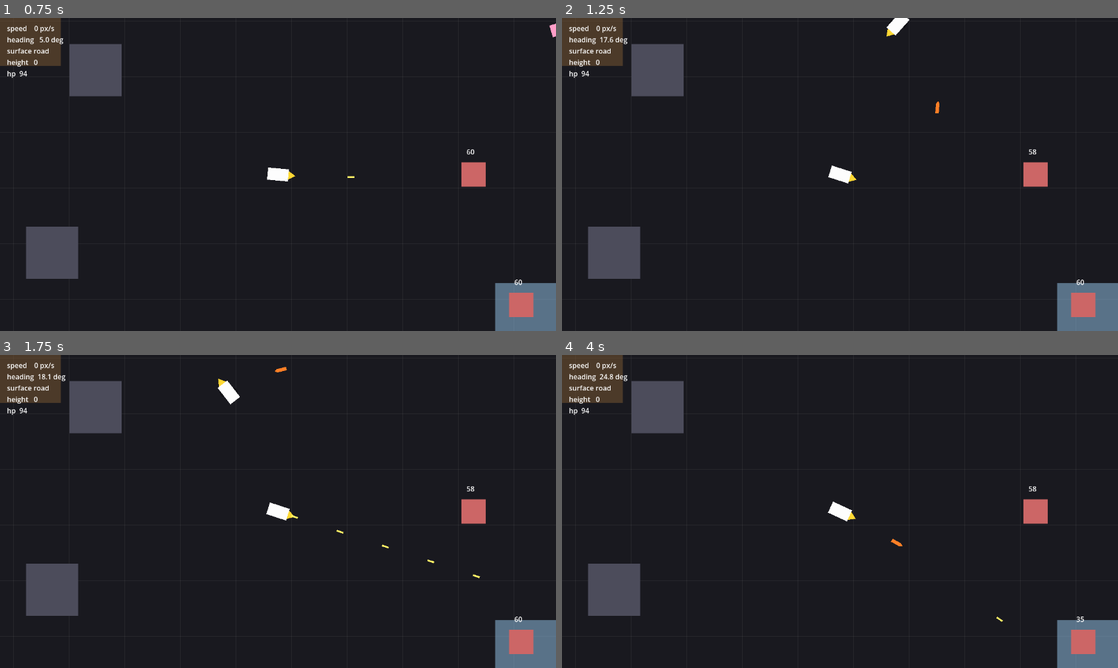
Above: before the commit, frames 1-4 (two rows, left to right).
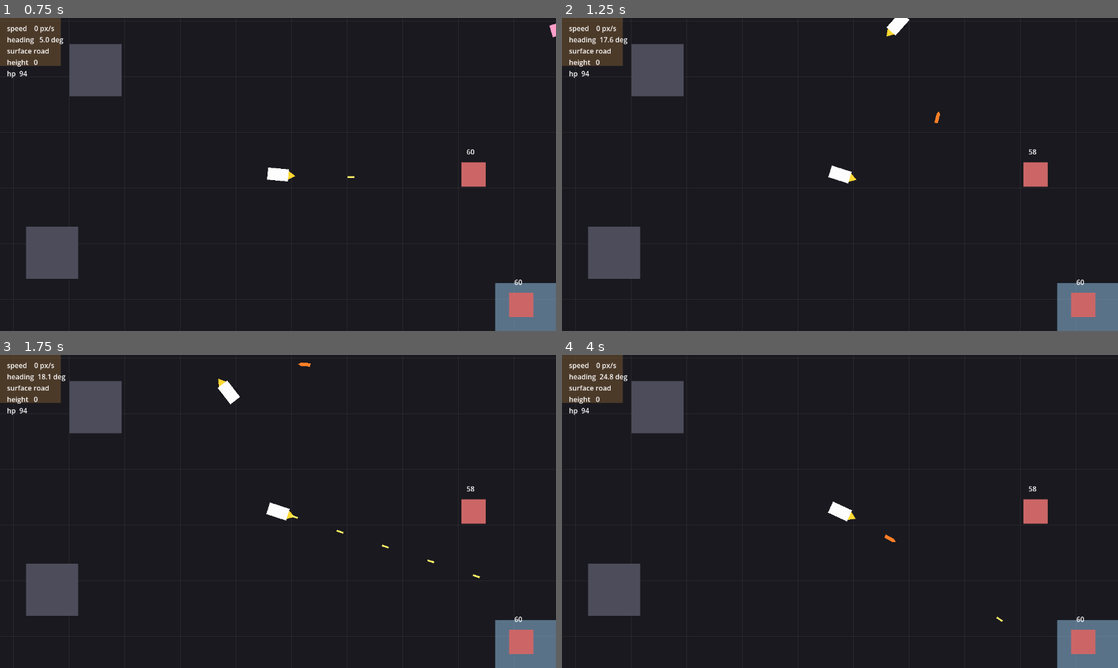
Above: after the commit, the same moments.

Repository: b3p3k0/bentchrome
Game: Godot game, scene res://levels/arena/arena.tscn
The game is run twice, just before and just after one commit, with the same random seed, the same clock (stepped at 60 frames per second) and the same inputs.
Inputs (mouse positions are in pixels of both pictures, inside the frame that each line leads up to):
- Up to frame 1 (0.75 s): tap Enter (ui_accept) at 0.5 s; move the mouse to (400, 158) at 0.52 s; hold D (move_right) from 0.53 s (still down); click (400, 158) at 0.6 s
- Up to frame 2 (1.25 s): keep holding D (move_right); tap Enter (ui_accept) at 0.77 s; right-click (962, 158) at 0.8 s
- Up to frame 3 (1.75 s): release D (move_right) at 1.25 s; drag from (166, 527) to (278, 511) at 1.27 s
- Up to frame 4 (4 s): move the mouse to (895, 442) at 2.02 s; hold D (move_right) 2.03-2.75 s; click (895, 442) at 2.1 s; right-click (895, 442) at 2.3 s; tap Enter (ui_accept) at 2.75, 3.77 s; drag from (812, 574) to (673, 464) at 2.77 s; move the mouse to (1006, 558) at 3.52 s; hold A (move_left) from 3.53 s (still down); tap Space at 3.6 s; right-click (1006, 558) at 3.8 s

Frame 1 is identical in both runs. In frame 2, less than 0.1% of the frame differs, in the area x 66-68%, y 26-34%; in frame 3, less than 0.1%; in frame 4, less than 0.1%, in the area x 58-94%, y 57-86%.

Commit message:
Phase 4: per-vehicle signature specials (data-driven WeaponDef)
Add a WeaponDef resource; make WeaponMount drivable by one (with salvo spread/pellets) and skip stub weapons. VehicleStats gains a 'special' WeaponDef, applied to the secondary mount on ready. Implement the four specials that fit current tech (Scythe, Red Glare, Phantom Phire, Molotov-impact) and stub the five that need new systems (Blunt Blaze, Leap, Toe Jam, Taser, Splat Effect), each with a design note. The importer assigns each car its special; docs/specials_backlog.md tracks the deferred ones for a separate plan.

Co-Authored-By: Claude Opus 4.8 <noreply@anthropic.com>

Diff:
--- a/data/vehicles/bumper.tres
+++ b/data/vehicles/bumper.tres
@@ -1,9 +1,10 @@
 [gd_resource type="Resource" script_class="VehicleStats" format=3]
 
-[ext_resource type="Script" path="res://resources/vehicle_stats.gd" id="1_1y5ys"]
+[ext_resource type="Script" path="res://resources/vehicle_stats.gd" id="1_ptqcd"]
+[ext_resource type="Resource" path="res://data/weapons/blunt_blaze.tres" id="2_52mi2"]
 
 [resource]
-script = ExtResource("1_1y5ys")
+script = ExtResource("1_ptqcd")
 id = &"bumper"
 car_name = "Bumper"
 driver_name = "Chester J. Banks"
@@ -16,3 +17,4 @@
 special_power = 7
 primary_color = Color(1, 0.23921569, 0.65882355, 1)
 accent_color = Color(1, 0.83137256, 0.9411765, 1)
+special = ExtResource("2_52mi2")
--- a/data/vehicles/cricket.tres
+++ b/data/vehicles/cricket.tres
@@ -1,9 +1,10 @@
 [gd_resource type="Resource" script_class="VehicleStats" format=3]
 
-[ext_resource type="Script" path="res://resources/vehicle_stats.gd" id="1_gokgg"]
+[ext_resource type="Script" path="res://resources/vehicle_stats.gd" id="1_ttjym"]
+[ext_resource type="Resource" path="res://data/weapons/leap.tres" id="2_685h4"]
 
 [resource]
-script = ExtResource("1_gokgg")
+script = ExtResource("1_ttjym")
 id = &"cricket"
 car_name = "Cricket"
 driver_name = "Mae Hemm"
@@ -17,3 +18,4 @@
 special_power = 8
 primary_color = Color(0.19215687, 1, 0.34117648, 1)
 accent_color = Color(0.039215688, 0.5411765, 0.17254902, 1)
+special = ExtResource("2_685h4")
--- a/data/vehicles/ghost.tres
+++ b/data/vehicles/ghost.tres
@@ -1,9 +1,10 @@
 [gd_resource type="Resource" script_class="VehicleStats" format=3]
 
-[ext_resource type="Script" path="res://resources/vehicle_stats.gd" id="1_mp7g2"]
+[ext_resource type="Script" path="res://resources/vehicle_stats.gd" id="1_gnrvp"]
+[ext_resource type="Resource" path="res://data/weapons/phantom_phire.tres" id="2_cp2mh"]
 
 [resource]
-script = ExtResource("1_mp7g2")
+script = ExtResource("1_gnrvp")
 id = &"ghost"
 car_name = "Ghost"
 driver_name = "Chad Duché"
@@ -17,3 +18,4 @@
 special_power = 6
 primary_color = Color(0.99215686, 0.99215686, 0.99215686, 1)
 accent_color = Color(0.84313726, 0.8901961, 1, 1)
+special = ExtResource("2_cp2mh")
--- a/data/vehicles/hammertoe.tres
+++ b/data/vehicles/hammertoe.tres
@@ -1,9 +1,10 @@
 [gd_resource type="Resource" script_class="VehicleStats" format=3]
 
-[ext_resource type="Script" path="res://resources/vehicle_stats.gd" id="1_te4k7"]
+[ext_resource type="Script" path="res://resources/vehicle_stats.gd" id="1_nbqo3"]
+[ext_resource type="Resource" path="res://data/weapons/toe_jam.tres" id="2_dd6xq"]
 
 [resource]
-script = ExtResource("1_te4k7")
+script = ExtResource("1_nbqo3")
 id = &"hammertoe"
 car_name = "Hammertoe"
 driver_name = "Chuck and Vern"
@@ -15,3 +16,4 @@
 special_power = 7
 primary_color = Color(0.5411765, 0.25882354, 1, 1)
 accent_color = Color(0.32156864, 0.07058824, 0.6431373, 1)
+special = ExtResource("2_dd6xq")
--- a/data/vehicles/kandykane.tres
+++ b/data/vehicles/kandykane.tres
@@ -1,9 +1,10 @@
 [gd_resource type="Resource" script_class="VehicleStats" format=3]
 
-[ext_resource type="Script" path="res://resources/vehicle_stats.gd" id="1_acei3"]
+[ext_resource type="Script" path="res://resources/vehicle_stats.gd" id="1_851dr"]
+[ext_resource type="Resource" path="res://data/weapons/molotov.tres" id="2_7e3lq"]
 
 [resource]
-script = ExtResource("1_acei3")
+script = ExtResource("1_851dr")
 id = &"kandykane"
 car_name = "Kandy Kane"
 driver_name = "Kandy Kane"
@@ -16,3 +17,4 @@
 special_power = 8
 primary_color = Color(1, 0.61960787, 0.78431374, 1)
 accent_color = Color(1, 0.3529412, 0.6156863, 1)
+special = ExtResource("2_7e3lq")
--- a/data/vehicles/mrghastly.tres
+++ b/data/vehicles/mrghastly.tres
@@ -1,9 +1,10 @@
 [gd_resource type="Resource" script_class="VehicleStats" format=3]
 
-[ext_resource type="Script" path="res://resources/vehicle_stats.gd" id="1_u34ng"]
+[ext_resource type="Script" path="res://resources/vehicle_stats.gd" id="1_ikpa5"]
+[ext_resource type="Resource" path="res://data/weapons/scythe.tres" id="2_iu8v1"]
 
 [resource]
-script = ExtResource("1_u34ng")
+script = ExtResource("1_ikpa5")
 id = &"mrghastly"
 car_name = "Mr. Ghastly"
 driver_name = "???"
@@ -17,3 +18,4 @@
 special_power = 9
 primary_color = Color(1, 0.2, 0.26666668, 1)
 accent_color = Color(0.6509804, 0, 0.06666667, 1)
+special = ExtResource("2_iu8v1")
--- a/data/vehicles/razorback.tres
+++ b/data/vehicles/razorback.tres
@@ -1,9 +1,10 @@
 [gd_resource type="Resource" script_class="VehicleStats" format=3]
 
-[ext_resource type="Script" path="res://resources/vehicle_stats.gd" id="1_k4hf5"]
+[ext_resource type="Script" path="res://resources/vehicle_stats.gd" id="1_6p30n"]
+[ext_resource type="Resource" path="res://data/weapons/red_glare.tres" id="2_c5hvu"]
 
 [resource]
-script = ExtResource("1_k4hf5")
+script = ExtResource("1_6p30n")
 id = &"razorback"
 car_name = "Razorback"
 driver_name = "Big Sarge"
@@ -17,3 +18,4 @@
 special_power = 7
 primary_color = Color(0.12156863, 0.43529412, 0.22745098, 1)
 accent_color = Color(0.050980393, 0.2509804, 0.1254902, 1)
+special = ExtResource("2_c5hvu")
--- a/data/vehicles/smoky.tres
+++ b/data/vehicles/smoky.tres
@@ -1,9 +1,10 @@
 [gd_resource type="Resource" script_class="VehicleStats" format=3]
 
-[ext_resource type="Script" path="res://resources/vehicle_stats.gd" id="1_r6htc"]
+[ext_resource type="Script" path="res://resources/vehicle_stats.gd" id="1_1uc7n"]
+[ext_resource type="Resource" path="res://data/weapons/taser.tres" id="2_h1gw4"]
 
 [resource]
-script = ExtResource("1_r6htc")
+script = ExtResource("1_1uc7n")
 id = &"smoky"
 car_name = "Smoky"
 driver_name = "Officer Richard Vepsh"
@@ -17,3 +18,4 @@
 special_power = 7
 primary_color = Color(0.07058824, 0.22745098, 0.41960785, 1)
 accent_color = Color(0.039215688, 0.1254902, 0.23529412, 1)
+special = ExtResource("2_h1gw4")
--- a/data/vehicles/splatcat.tres
+++ b/data/vehicles/splatcat.tres
@@ -1,9 +1,10 @@
 [gd_resource type="Resource" script_class="VehicleStats" format=3]
 
-[ext_resource type="Script" path="res://resources/vehicle_stats.gd" id="1_ambga"]
+[ext_resource type="Script" path="res://resources/vehicle_stats.gd" id="1_lx0hr"]
+[ext_resource type="Resource" path="res://data/weapons/splat_effect.tres" id="2_a4rq5"]
 
 [resource]
-script = ExtResource("1_ambga")
+script = ExtResource("1_lx0hr")
 id = &"splatcat"
 car_name = "Splat Cat"
 driver_name = "Juan Dough"
@@ -16,3 +17,4 @@
 special_power = 8
 primary_color = Color(0.7882353, 0.32941177, 0.101960786, 1)
 accent_color = Color(1, 0.5411765, 0.25490198, 1)
+special = ExtResource("2_a4rq5")
--- /dev/null
+++ b/data/weapons/blunt_blaze.tres
@@ -0,0 +1,9 @@
+[gd_resource type="Resource" script_class="WeaponDef" load_steps=2 format=3]
+
+[ext_resource type="Script" path="res://resources/weapon_def.gd" id="1_def"]
+
+[resource]
+script = ExtResource("1_def")
+display_name = "Blunt Blaze"
+stub = true
+note = "Front cone of fire that widens with distance + 10s burn. Needs cone shape + burn DoT."
--- /dev/null
+++ b/data/weapons/leap.tres
@@ -0,0 +1,9 @@
+[gd_resource type="Resource" script_class="WeaponDef" load_steps=2 format=3]
+
+[ext_resource type="Script" path="res://resources/weapon_def.gd" id="1_def"]
+
+[resource]
+script = ExtResource("1_def")
+display_name = "Leap"
+stub = true
+note = "Locks nearest target, full-throttle body-check, 2s invuln after impact. Needs dash mechanic."
--- /dev/null
+++ b/data/weapons/molotov.tres
@@ -0,0 +1,14 @@
+[gd_resource type="Resource" script_class="WeaponDef" load_steps=3 format=3]
+
+[ext_resource type="Script" path="res://resources/weapon_def.gd" id="1_def"]
+[ext_resource type="PackedScene" path="res://weapons/projectile.tscn" id="2_proj"]
+
+[resource]
+script = ExtResource("1_def")
+display_name = "Molotov Cocktail"
+cooldown = 2.0
+damage = 12.0
+projectile_speed = 520.0
+projectile_lifetime = 1.6
+projectile_scene = ExtResource("2_proj")
+note = "Impact burst implemented; 15s burn-over-time deferred to the status-effect system."
--- /dev/null
+++ b/data/weapons/phantom_phire.tres
@@ -0,0 +1,16 @@
+[gd_resource type="Resource" script_class="WeaponDef" load_steps=3 format=3]
+
+[ext_resource type="Script" path="res://resources/weapon_def.gd" id="1_def"]
+[ext_resource type="PackedScene" path="res://weapons/missile.tscn" id="2_proj"]
+
+[resource]
+script = ExtResource("1_def")
+display_name = "Phantom Phire"
+cooldown = 3.0
+damage = 32.0
+projectile_speed = 600.0
+projectile_lifetime = 6.0
+turn_rate_deg = 200.0
+acquisition_radius = 3000.0
+projectile_scene = ExtResource("2_proj")
+note = "Map-wide aggressive homing. 'Passes through cover' (wall-ignoring projectile) deferred."
--- /dev/null
+++ b/data/weapons/red_glare.tres
@@ -0,0 +1,16 @@
+[gd_resource type="Resource" script_class="WeaponDef" load_steps=3 format=3]
+
+[ext_resource type="Script" path="res://resources/weapon_def.gd" id="1_def"]
+[ext_resource type="PackedScene" path="res://weapons/projectile.tscn" id="2_proj"]
+
+[resource]
+script = ExtResource("1_def")
+display_name = "Red Glare"
+cooldown = 4.0
+damage = 6.0
+projectile_speed = 950.0
+projectile_lifetime = 1.3
+spread_deg = 26.0
+pellets = 20
+projectile_scene = ExtResource("2_proj")
+note = "20 fast rockets in a tight forward fan."
--- /dev/null
+++ b/data/weapons/scythe.tres
@@ -0,0 +1,14 @@
+[gd_resource type="Resource" script_class="WeaponDef" load_steps=3 format=3]
+
+[ext_resource type="Script" path="res://resources/weapon_def.gd" id="1_def"]
+[ext_resource type="PackedScene" path="res://weapons/missile.tscn" id="2_proj"]
+
+[resource]
+script = ExtResource("1_def")
+display_name = "Scythe of the Damned"
+cooldown = 2.5
+damage = 70.0
+projectile_speed = 460.0
+projectile_lifetime = 3.0
+projectile_scene = ExtResource("2_proj")
+note = "Straight-line, slow, heavy, recharging. No homing."
--- /dev/null
+++ b/data/weapons/splat_effect.tres
@@ -0,0 +1,9 @@
+[gd_resource type="Resource" script_class="WeaponDef" load_steps=2 format=3]
+
+[ext_resource type="Script" path="res://resources/weapon_def.gd" id="1_def"]
+
+[resource]
+script = ExtResource("1_def")
+display_name = "Splat Effect"
+stub = true
+note = "On hit, halve target speed (capped 50%) for 3s. Needs slow debuff."
--- /dev/null
+++ b/data/weapons/taser.tres
@@ -0,0 +1,9 @@
+[gd_resource type="Resource" script_class="WeaponDef" load_steps=2 format=3]
+
+[ext_resource type="Script" path="res://resources/weapon_def.gd" id="1_def"]
+
+[resource]
+script = ExtResource("1_def")
+display_name = "Taser"
+stub = true
+note = "Close-range auto-lock channeled shock + handling cripple (up to 20s). Needs channel beam + slow."
--- /dev/null
+++ b/data/weapons/toe_jam.tres
@@ -0,0 +1,9 @@
+[gd_resource type="Resource" script_class="WeaponDef" load_steps=2 format=3]
+
+[ext_resource type="Script" path="res://resources/weapon_def.gd" id="1_def"]
+
+[resource]
+script = ExtResource("1_def")
+display_name = "Toe Jam"
+stub = true
+note = "Triggers on collision when held; heavy hit replacing normal crash damage. Needs collision-charge system."
--- a/resources/vehicle_stats.gd
+++ b/resources/vehicle_stats.gd
@@ -19,3 +19,5 @@
 
 @export var primary_color := Color(0.85, 0.2, 0.3)
 @export var accent_color := Color(1, 1, 1)
+
+@export var special: WeaponDef  # signature secondary weapon
--- /dev/null
+++ b/resources/weapon_def.gd
@@ -0,0 +1,20 @@
+class_name WeaponDef
+extends Resource
+## A secondary weapon, including each car's signature special. The machine gun
+## and every secondary share this one shape; behavior is data, not code:
+## turn_rate_deg + acquisition_radius = homing, spread_deg + pellets = salvo.
+## Specials that need systems we don't have yet (burn, slow, dash, channel,
+## collision-trigger) are marked stub = true and fire nothing until built.
+
+@export var display_name: String = "Special"
+@export var cooldown := 1.0             # seconds between uses (recharge)
+@export var damage := 25.0
+@export var projectile_speed := 650.0
+@export var projectile_lifetime := 3.0
+@export var turn_rate_deg := 0.0        # >0 = homing
+@export var acquisition_radius := 0.0   # homing lock range
+@export var spread_deg := 0.0           # fan width for multi-pellet salvos
+@export var pellets := 1
+@export var projectile_scene: PackedScene
+@export var stub := false               # not implemented yet — fires nothing
+@export_multiline var note := ""        # design intent (esp. for stubs)
--- a/tools/import_roster.gd
+++ b/tools/import_roster.gd
@@ -2,6 +2,18 @@
 ## Headless importer: assets/data/roster.json -> data/vehicles/<id>.tres
 ## (one VehicleStats each). roster.json stays the single source of truth.
 ## Run: godot --headless --path . -s res://tools/import_roster.gd
+
+const SPECIALS := {
+	"bumper": "res://data/weapons/blunt_blaze.tres",
+	"cricket": "res://data/weapons/leap.tres",
+	"ghost": "res://data/weapons/phantom_phire.tres",
+	"hammertoe": "res://data/weapons/toe_jam.tres",
+	"kandykane": "res://data/weapons/molotov.tres",
+	"mrghastly": "res://data/weapons/scythe.tres",
+	"razorback": "res://data/weapons/red_glare.tres",
+	"smoky": "res://data/weapons/taser.tres",
+	"splatcat": "res://data/weapons/splat_effect.tres",
+}
 
 func _init() -> void:
 	var f := FileAccess.open("res://assets/data/roster.json", FileAccess.READ)
@@ -43,6 +55,10 @@
 		vs.primary_color = Color(cols.get("primary", "#cccccc"))
 		vs.accent_color = Color(cols.get("accent", "#ffffff"))
 
+		var sid := String(c.get("id", ""))
+		if SPECIALS.has(sid):
+			vs.special = load(SPECIALS[sid])
+
 		var path := "res://data/vehicles/%s.tres" % c.get("id", "unknown")
 		var err := ResourceSaver.save(vs, path)
 		print("import_roster: %s -> err %d" % [path, err])
--- a/vehicles/vehicle.gd
+++ b/vehicles/vehicle.gd
@@ -44,6 +44,8 @@
 	if stats:
 		StatCurves.apply(stats, _controller, _health)
 		body_color = stats.primary_color
+		if stats.special and _secondary_mount:
+			_secondary_mount.set_weapon(stats.special)
 	add_to_group(faction)        # "player" or "enemies" — identity
 	add_to_group(&"vehicles")    # every combatant, for free-for-all targeting
 	($Visual/Body as Polygon2D).color = body_color
--- a/weapons/weapon_mount.gd
+++ b/weapons/weapon_mount.gd
@@ -1,34 +1,65 @@
 class_name WeaponMount
 extends Node
-## Fires projectiles at a fixed rate. Straight by default; set turn_rate_deg +
-## acquisition_radius and it locks the nearest other vehicle so the projectile
-## homes. The machine gun and every secondary weapon are the same mount with
-## different numbers — a vehicle's "special" is just one of these too.
+## Fires projectiles at a fixed rate. Straight by default; turn_rate_deg +
+## acquisition_radius make it home; spread_deg + pellets make a salvo. Configured
+## either by the inspector fields (the machine gun) or by a WeaponDef assigned
+## from a car's VehicleStats (secondaries/specials). A stub weapon fires nothing.
 
-@export var fire_rate := 12.0          # shots per second
+@export var weapon: WeaponDef           # if set, overrides the fields below
+@export var fire_rate := 12.0
 @export var damage := 2.0
 @export var projectile_speed := 1100.0
 @export var projectile_lifetime := 1.2
-@export var turn_rate_deg := 0.0       # >0 = homing
-@export var acquisition_radius := 0.0  # lock range for homing
+@export var turn_rate_deg := 0.0
+@export var acquisition_radius := 0.0
+@export var spread_deg := 0.0
+@export var pellets := 1
 @export var projectile_scene: PackedScene
 
 var _cooldown := 0.0
+var _stub := false
+
+func _ready() -> void:
+	if weapon:
+		set_weapon(weapon)
+
+func set_weapon(w: WeaponDef) -> void:
+	weapon = w
+	if w == null:
+		return
+	fire_rate = 1.0 / maxf(w.cooldown, 0.01)
+	damage = w.damage
+	projectile_speed = w.projectile_speed
+	projectile_lifetime = w.projectile_lifetime
+	turn_rate_deg = w.turn_rate_deg
+	acquisition_radius = w.acquisition_radius
+	spread_deg = w.spread_deg
+	pellets = maxi(w.pellets, 1)
+	if w.projectile_scene:
+		projectile_scene = w.projectile_scene
+	_stub = w.stub
 
 func _physics_process(delta: float) -> void:
 	if _cooldown > 0.0:
 		_cooldown -= delta
 
 func try_fire(origin: Vector2, direction: Vector2, shooter: Node) -> void:
-	if _cooldown > 0.0 or projectile_scene == null:
+	if _stub or _cooldown > 0.0 or projectile_scene == null:
 		return
 	_cooldown = 1.0 / fire_rate
-	var p := projectile_scene.instantiate() as Projectile
-	get_tree().current_scene.add_child(p)
 	var tgt: Node2D = null
 	if turn_rate_deg > 0.0 and acquisition_radius > 0.0:
 		tgt = _acquire(origin, shooter)
-	p.setup(origin, direction, projectile_speed, damage, projectile_lifetime, shooter, deg_to_rad(turn_rate_deg), tgt)
+	for i in pellets:
+		var dir := direction
+		if pellets > 1:
+			var t := float(i) / float(pellets - 1)
+			dir = direction.rotated(deg_to_rad(lerpf(-spread_deg * 0.5, spread_deg * 0.5, t)))
+		elif spread_deg > 0.0:
+			dir = direction.rotated(deg_to_rad(randf_range(-spread_deg * 0.5, spread_deg * 0.5)))
+		var p := projectile_scene.instantiate() as Projectile
+		get_tree().current_scene.add_child(p)
+		p.setup(origin, dir, projectile_speed, damage, projectile_lifetime, shooter, deg_to_rad(turn_rate_deg), tgt)
 
 func _acquire(origin: Vector2, shooter: Node) -> Node2D:
 	var best: Node2D = null
Not shown, added: resources/weapon_def.gd.uid
Not shown, added: docs/specials_backlog.md
